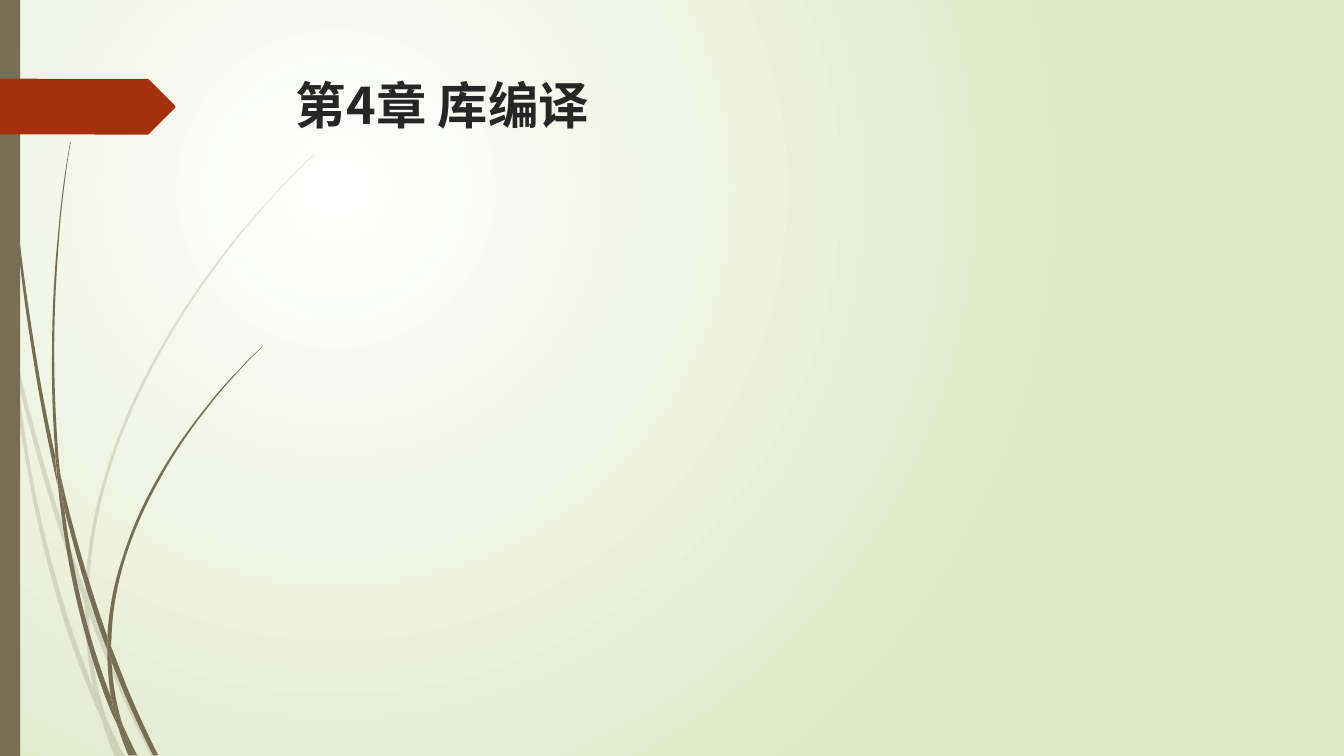
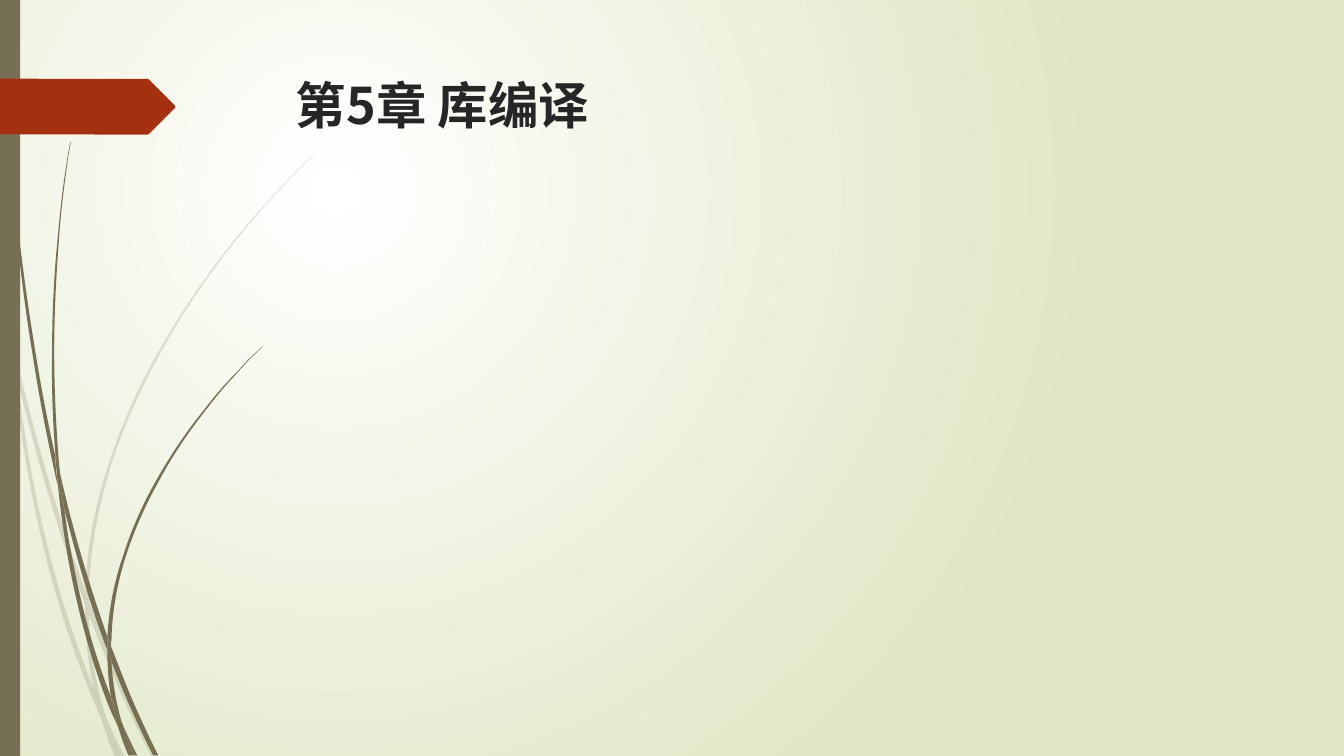
Before and after one commit to liuty2006/draw, a slide deck: slide 12 of docs/draw.pptx (slide 11 before the commit). Drawn at 1344x756 pixels with LibreOffice and Linux fonts; fonts in the diff are those of the drawing. Boxes give left, top, right and bottom in pixels: in the first picture for what was removed or moved away, otherwise in the second. Text is boxed around its words. In the diff, an @@ line names an element or a change of style, - is before the commit and + after.

```diff
--- a/docs/draw.pptx
+++ b/docs/draw.pptx
@@ title at (x1=296, y1=80, x2=589, y2=129): text changed @@
-第4章 库编译
+第5章 库编译
```
Also in this commit, not shown: 3 other slides changed, 1 slide added.
